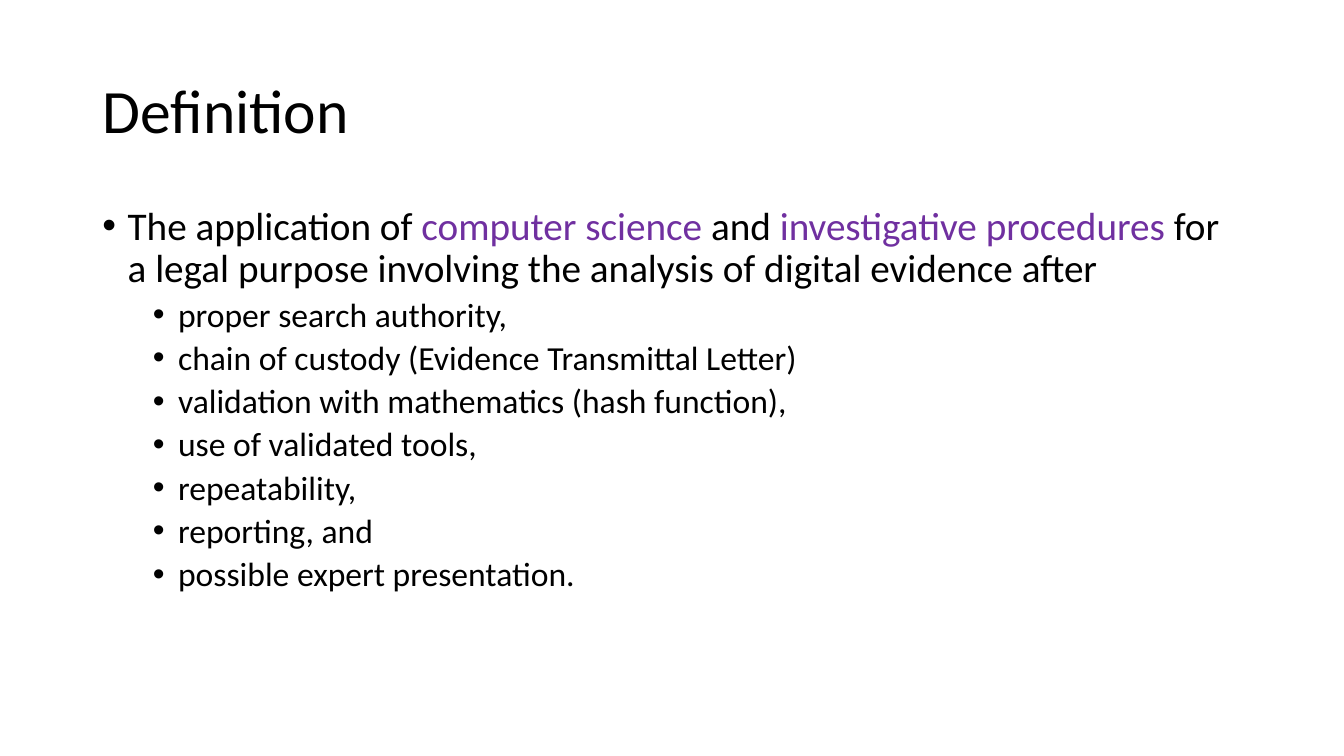
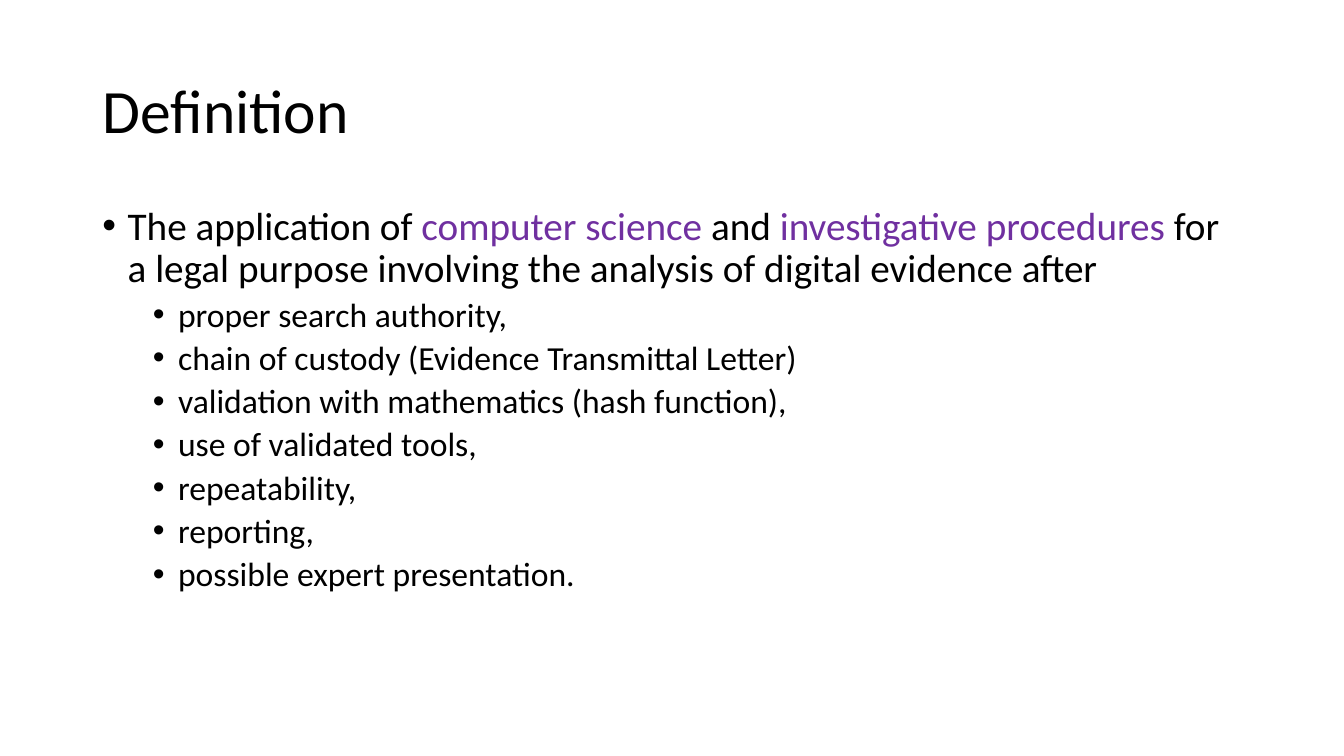
Before and after one commit to frankwxu/digital-forensics-lab, a slide deck: slide 4 of Basic_Computer_Skills_for_Forensics/5_Introduction_to_digital_forensics.pptx. Drawn at 1344x756 pixels with LibreOffice and Linux fonts; fonts in the diff are those of the drawing; background and template pictures are left out. Boxes give left, top, right and bottom in pixels: in the first picture for what was removed or moved away, otherwise in the second. Text is boxed around its words. In the diff, an @@ line names an element or a change of style, - is before the commit and + after.

```diff
--- a/Basic_Computer_Skills_for_Forensics/5_Introduction_to_digital_forensics.pptx
+++ b/Basic_Computer_Skills_for_Forensics/5_Introduction_to_digital_forensics.pptx
@@ text at [178, 520, 314, 549]: text changed @@
-  • reporting, and
+  • reporting,
```
Also in this commit, not shown: 5 other files.
